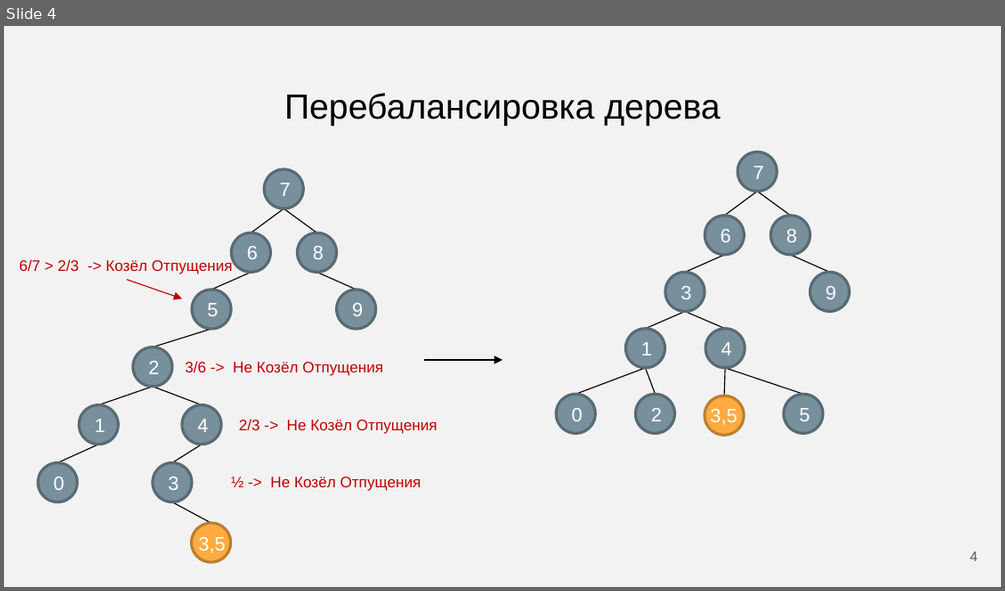
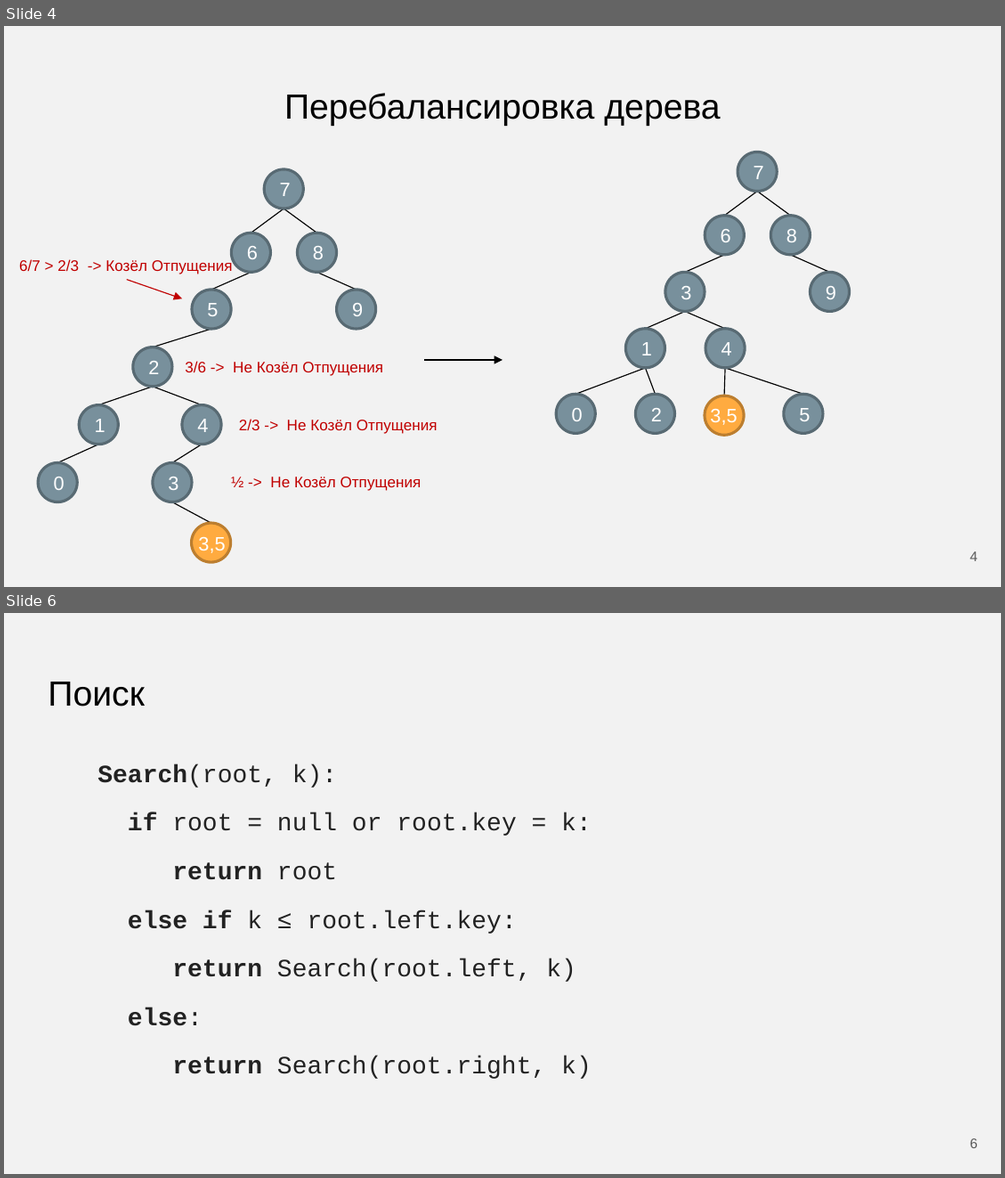
Before and after one commit to Flnchkv/ScapeGoat_Three, a slide deck: ScapeGoat Three.pptx. Shown one above the other, each under a label of ours: slide 4 before the commit, slides 4 and 6 after it; the slides between them are not shown. The pictures are 1005x591 and 1005x1178 pixels, drawn with LibreOffice and Linux fonts; fonts in the diff are those of the drawing. Boxes give left, top, right and bottom in pixels: in the first picture for what was removed or moved away, otherwise in the second. Text is boxed around its words. In the diff, an @@ line names an element or a change of style, - is before the commit and + after.

```diff
--- a/ScapeGoat Three.pptx
+++ b/ScapeGoat Three.pptx
@@ slide 6 added at bbox=[4, 613, 1001, 1174], background #F2F2F2 @@
@@ title added at bbox=[48, 682, 145, 706], 25.2 pt, text #000000 @@
+Поиск
@@ text added at bbox=[97, 764, 591, 1078], 18 pt, text #222222 @@
+Search(root, k):
+if root = null or root.key = k:
+return root
+else if k ≤ root.left.key:
+return Search(root.left, k)
+else:
+return Search(root.right, k)
@@ page number added at bbox=[970, 1138, 978, 1148], 10 pt, text #595959 @@
+6
```
Also in this commit, not shown: 3 slides changed, 2 other slides added, 1 slide removed.
